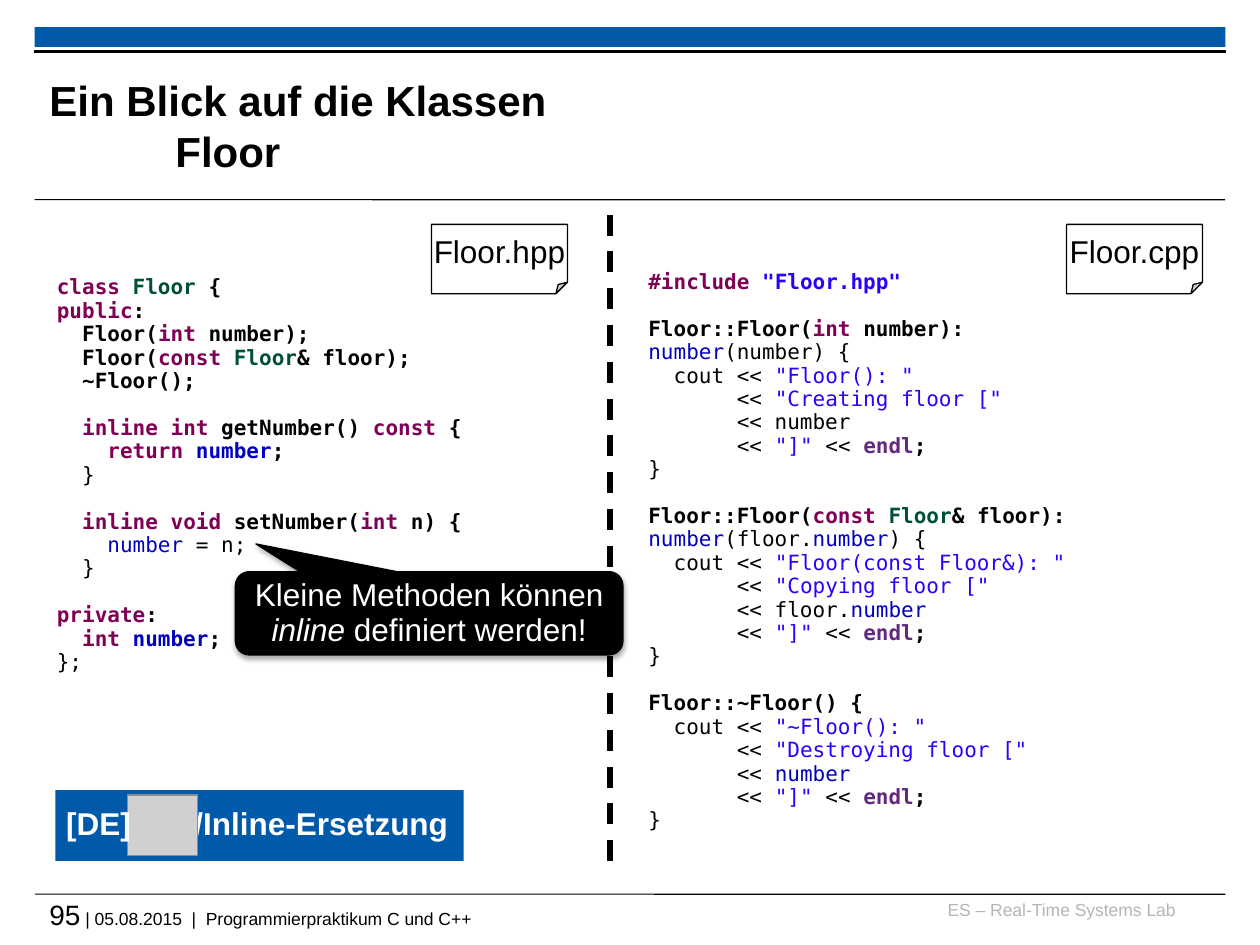
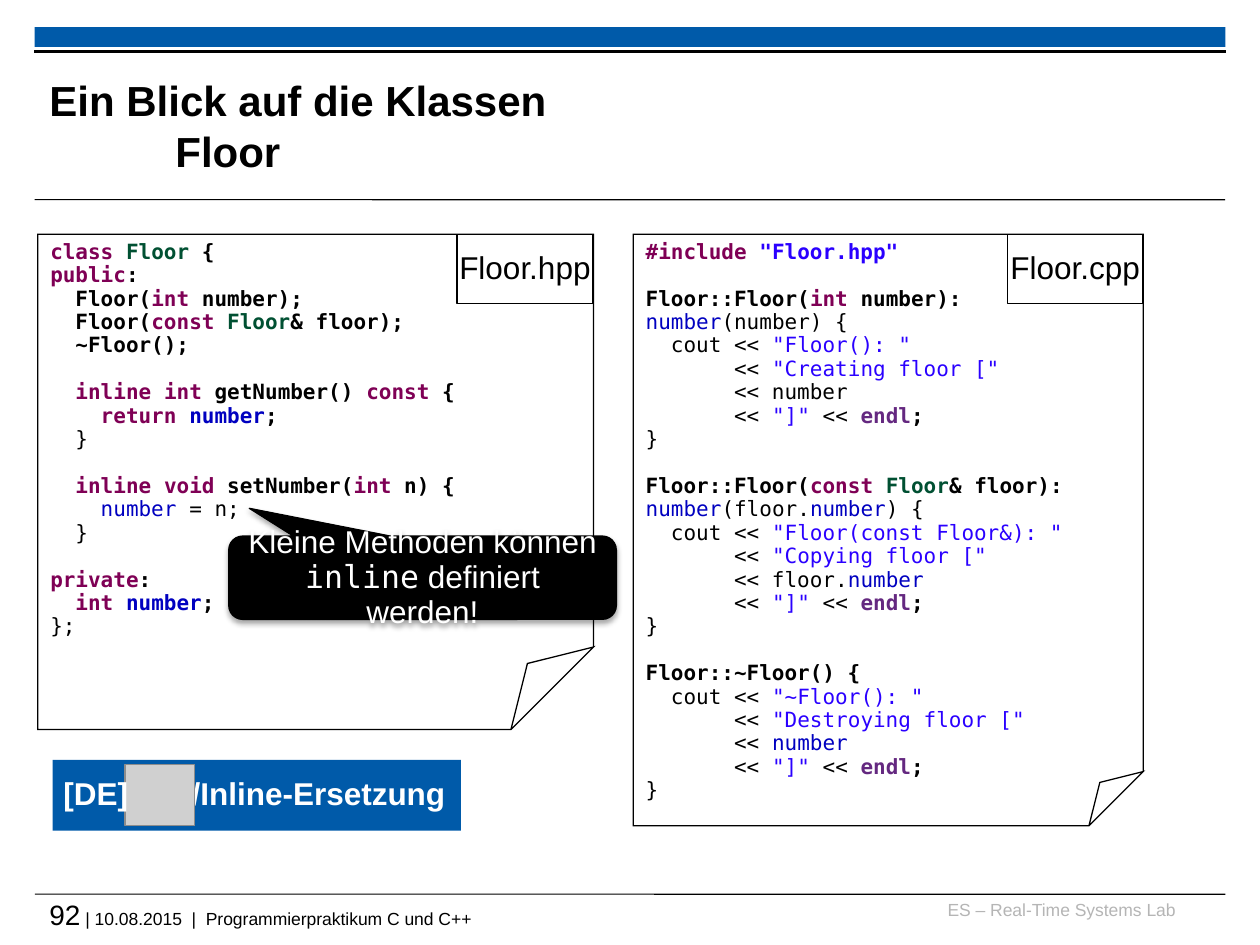
Before and after one commit to h82k/tud-cppp, a slide deck: slide 92 of vorlesung/cppp_lecture.pptx (slide 95 before the commit). Drawn at 1260x945 pixels with LibreOffice and Linux fonts; fonts in the diff are those of the drawing; grey boxes stand for pictures; background and template pictures are left out. Boxes give left, top, right and bottom in pixels: in the first picture for what was removed or moved away, otherwise in the second. Text is boxed around its words. In the diff, an @@ line names an element or a change of style, - is before the commit and + after.

```diff
--- a/vorlesung/cppp_lecture.pptx
+++ b/vorlesung/cppp_lecture.pptx
@@ folded corner "class Floor {": place and size @@
-folded corner "class Floor {" at [57, 278, 436, 649]
+folded corner "class Floor {" at [38, 234, 593, 730]
@@ folded corner "class Floor {" at [38, 234, 593, 730]: outline none to #000000 0.75 pt @@
@@ rectangle "Floor.hpp": place and size @@
-rectangle "Floor.hpp" at [432, 224, 568, 294]
+rectangle "Floor.hpp" at [457, 234, 593, 304]
@@ rectangle "Floor.hpp" at [457, 234, 593, 304]: folded corner to rectangle @@
@@ line removed from (610, 214) to (610, 876) @@
@@ folded corner "#include "Floor.hpp"" at [634, 234, 1144, 825]: outline none to #000000 0.75 pt @@
@@ folded corner "#include "Floor.hpp"": place and size @@
-folded corner "#include "Floor.hpp"" at [648, 272, 1065, 807]
+folded corner "#include "Floor.hpp"" at [634, 234, 1144, 825]
@@ rectangle "Floor.cpp" at [1007, 234, 1143, 304]: folded corner to rectangle @@
@@ rectangle "Floor.cpp": place and size @@
-rectangle "Floor.cpp" at [1066, 224, 1202, 294]
+rectangle "Floor.cpp" at [1007, 234, 1143, 304]
@@ rounded speech box "Kleine Methoden können inline definiert ...": place and size @@
-rounded speech box "Kleine Methoden können inline definiert ..." at [236, 572, 624, 655]
+rounded speech box "Kleine Methoden können inline definiert ..." at [229, 536, 617, 619]
@@ rounded speech box "Kleine Methoden können inline definiert ..." at [229, 536, 617, 619]: font Arial to DejaVu Sans Mono, italic off in "inline" @@
@@ 2 texts, 1 picture: place and size @@
-2 texts, 1 picture at [66, 795, 447, 856]
+2 texts, 1 picture at [63, 765, 445, 825]
@@ rectangle: place and size @@
-rectangle at [55, 790, 464, 861]
+rectangle at [53, 760, 461, 830]
@@ text at [49, 905, 471, 929]: text changed @@
-95 | 05.08.2015 | Programmierpraktikum C und C++
+92 | 10.08.2015 | Programmierpraktikum C und C++
```
Also in this commit, not shown: 70 other slides changed, 1 slide added, 1 slide removed, 1 other file.
